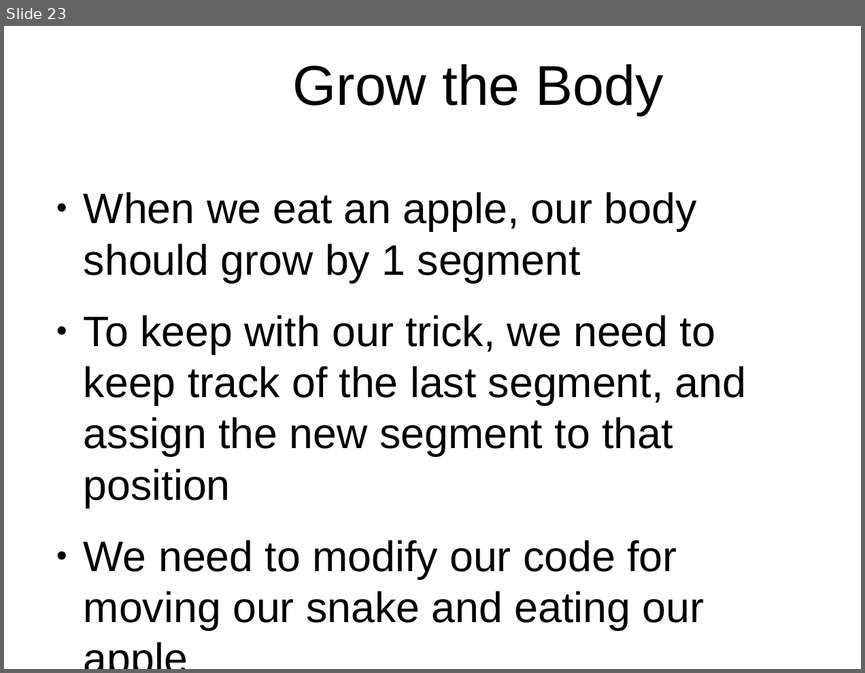
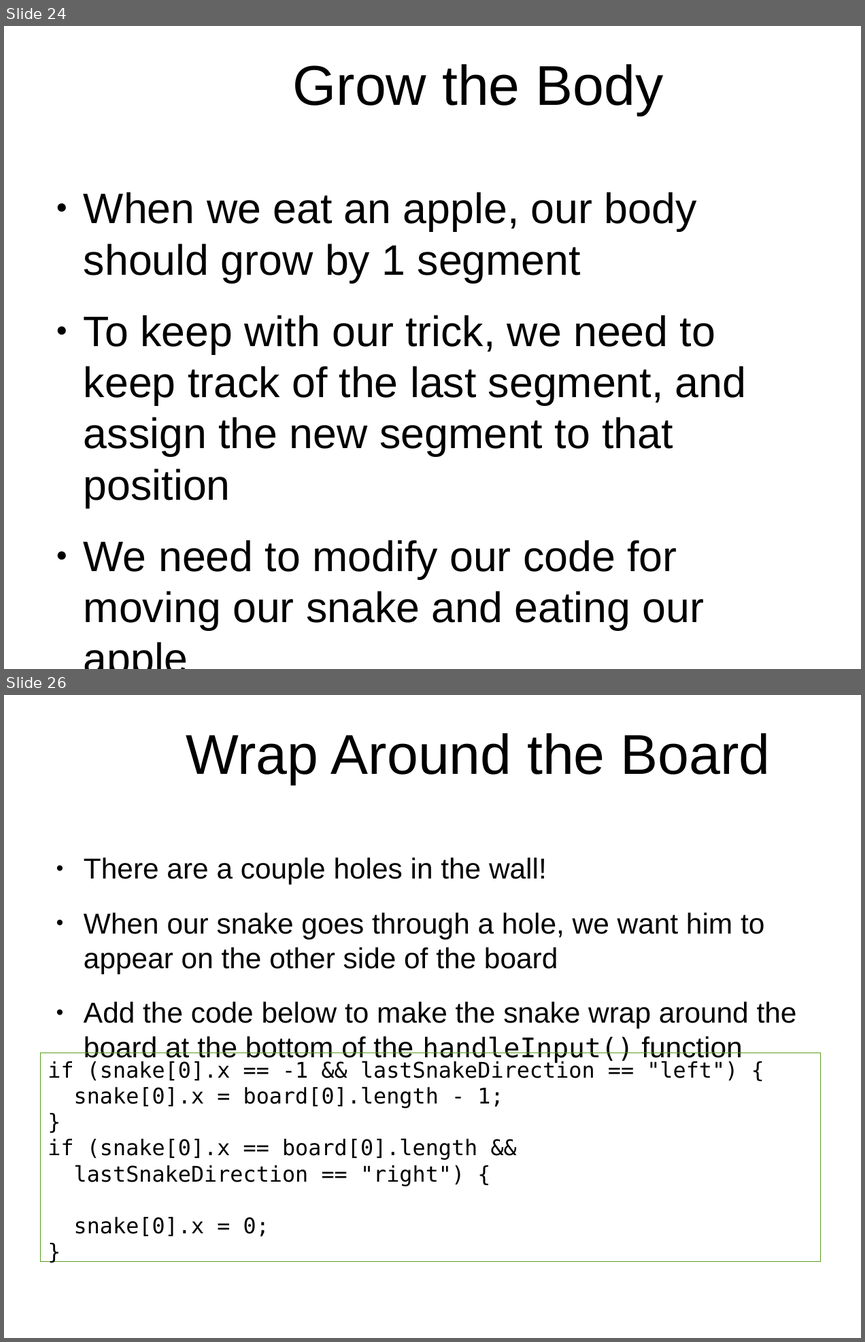
Before and after one commit to originalgrego/Slithers, a slide deck: Slithers - Explorathon 2018.odp. Shown one above the other, each under a label of ours: slide 23 before the commit, slides 24 and 26 after it; the slides between them are not shown. The pictures are 865x673 and 865x1342 pixels, drawn with LibreOffice and Linux fonts; fonts in the diff are those of the drawing; background and template pictures are left out. Boxes give left, top, right and bottom in pixels: in the first picture for what was removed or moved away, otherwise in the second. Text is boxed around its words. In the diff, an @@ line names an element or a change of style, - is before the commit and + after.

```diff
--- a/Slithers - Explorathon 2018.odp
+++ b/Slithers - Explorathon 2018.odp
@@ slide 26 added at <box>4,695,861,1338</box>, background picture (left out) @@
@@ title added at <box>186,733,770,784</box>, 51.9 pt, text #000000 @@
+Wrap Around the Board
@@ text added at <box>84,858,797,1064</box>, 26.7 pt, text #000000 @@
+● There are a couple holes in the wall!
+● When our snake goes through a hole, we want him to appear on the other side of the board
+● Add the code below to make the snake wrap around the board at the bottom of the handleInput() function
@@ rectangle added at <box>41,1053,821,1261</box>, outline #579D1C 0 pt, 20 pt, text #000000 @@
+if (snake[0].x == -1 && lastSnakeDirection == "left") {
+snake[0].x = board[0].length - 1;
+}
+if (snake[0].x == board[0].length &&
+lastSnakeDirection == "right") {
+snake[0].x = 0;
+}
@@ what was slide 23 is now slide 24 @@
```
Also in this commit, not shown: 17 slides changed, 1 other slide added, 3 other files.
